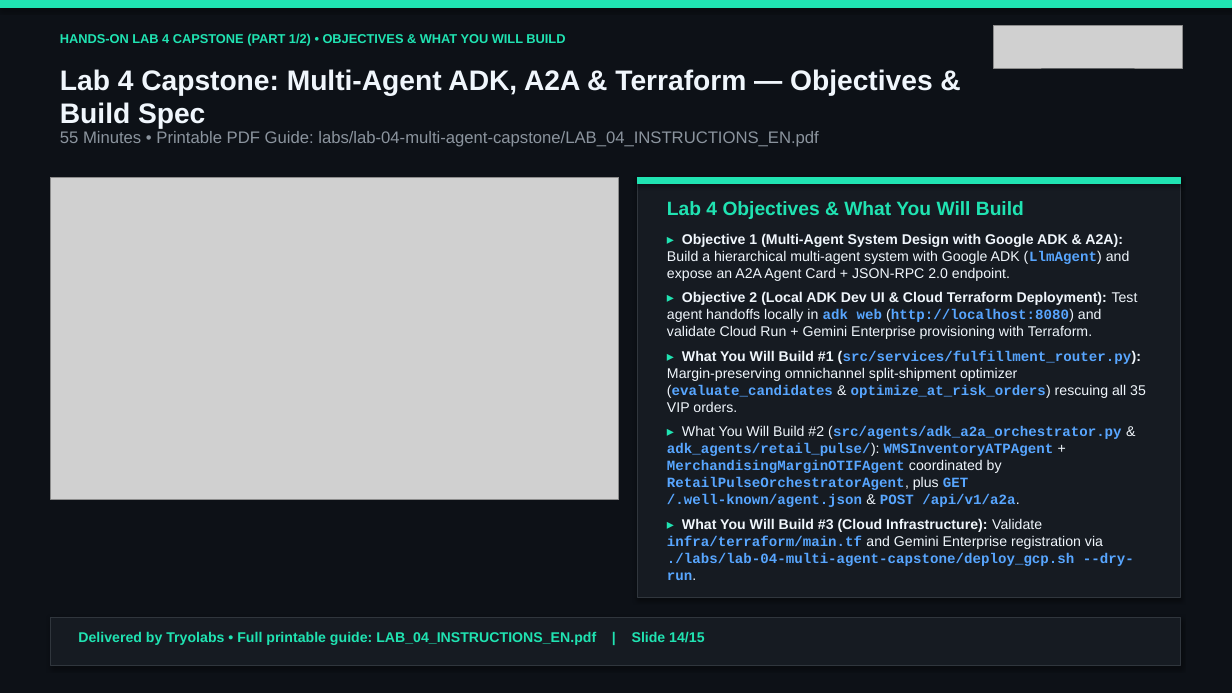
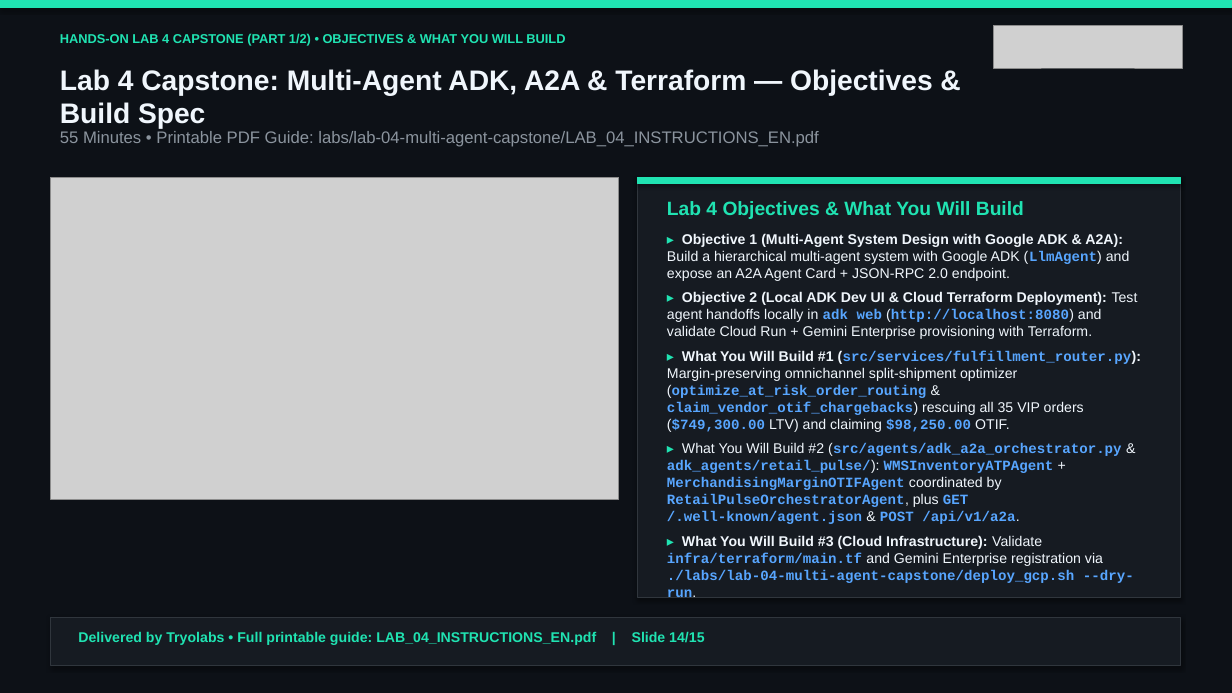
Before and after one commit to tryolabs/antigravity-workshop-retail, a slide deck: slide 14 of slides/antigravity_retail_workshop_en.pptx. Drawn at 1232x693 pixels with LibreOffice and Linux fonts; fonts in the diff are those of the drawing; grey boxes stand for pictures. Boxes give left, top, right and bottom in pixels: in the first picture for what was removed or moved away, otherwise in the second. Text is boxed around its words. In the diff, an @@ line names an element or a change of style, - is before the commit and + after.

```diff
--- a/slides/antigravity_retail_workshop_en.pptx
+++ b/slides/antigravity_retail_workshop_en.pptx
@@ text at [667,350,1142,432]: text changed @@
-▸ What You Will Build #1 (src/services/fulfillment_router.py): Margin-preserving omnichannel split-shipment optimizer (evaluate_candidates & optimize_at_risk_orders) rescuing all 35 VIP orders.
+▸ What You Will Build #1 (src/services/fulfillment_router.py): Margin-preserving omnichannel split-shipment optimizer (optimize_at_risk_order_routing & claim_vendor_otif_chargebacks) rescuing all 35 VIP orders ($749,300.00 LTV) and claiming $98,250.00 OTIF.
```
Also in this commit, not shown: 8 other slides changed, 44 other files.
